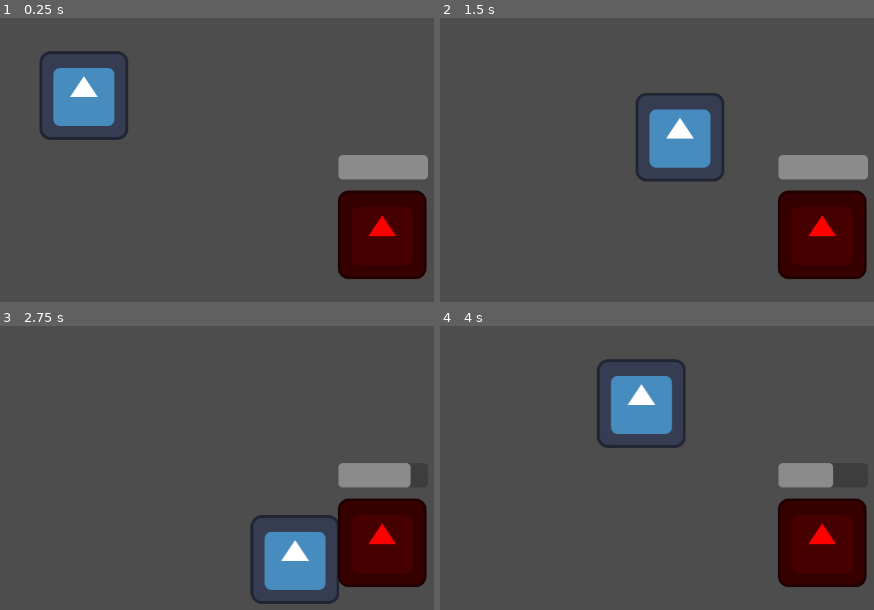
Above: before the commit, frames 1-4 (two rows, left to right).
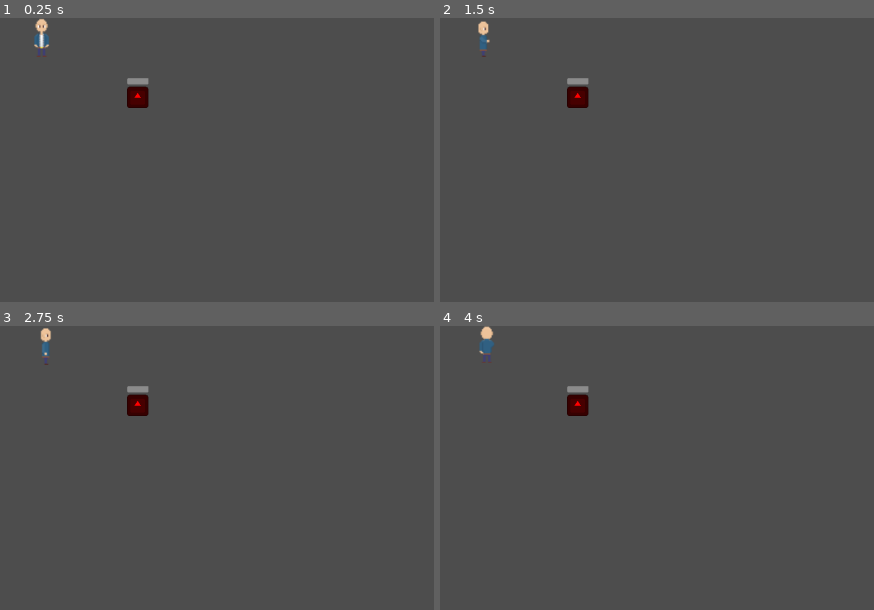
Above: after the commit, the same moments.

Repository: bekai-team/online-game-2026-bekai-team
Game: Godot game, scene res://scenes/world.tscn
Two runs of this game, one before a commit and one after it. Both use one fixed random seed, a clock stepped at 60 frames per second and the inputs below. The engine's default icon, where the game draws it, is replaced by a stand-in: a white triangle on a blue panel in a dark square.
Inputs (mouse positions are in pixels of both pictures, inside the frame that each line leads up to):
- Up to frame 1 (0.25 s): no input
- Up to frame 2 (1.5 s): tap Enter at 0.5 s; move the mouse to (outside the picture) at 0.52 s; hold D (move_right) 0.53-1.28 s; click (outside the picture) at 0.6 s; move the mouse to (678, 265) at 1.27 s; hold S (move_down) from 1.28 s (still down); click (678, 265) at 1.35 s
- Up to frame 3 (2.75 s): move the mouse to (outside the picture) at 2.02 s; release S (move_down) at 2.03 s; hold D (move_right) from 2.03 s (still down); click (outside the picture) at 2.1 s
- Up to frame 4 (4 s): move the mouse to (outside the picture) at 2.77 s; release D (move_right) at 2.78 s; hold W (move_up) 2.78-3.53 s; click (outside the picture) at 2.85 s; move the mouse to (outside the picture) at 3.52 s; hold A (move_left) from 3.53 s (still down); click (outside the picture) at 3.6 s

The runs differ from the first frame. In frame 1, 13% of the frame differs, in the area x 7-99%, y 0-92%; in frame 2, 13%; in frame 3, 12%; in frame 4, 12%.

Commit message:
feat(feature/character-sprite): Add spritesheets for main character and implement them in the project

Diff:
--- a/client/scenes/dummy.tscn
+++ b/client/scenes/dummy.tscn
@@ -7,7 +7,6 @@
 size = Vector2(127.5, 126)
 
 [node name="Dummy" type="CharacterBody2D" unique_id=279426681]
-position = Vector2(-379, -1)
 script = ExtResource("1_xmspm")
 
 [node name="Sprite2D" type="Sprite2D" parent="." unique_id=1965036539]
--- a/client/scenes/node_2d.tscn
+++ b/client/scenes/node_2d.tscn
@@ -2,25 +2,728 @@
 
 [ext_resource type="Script" uid="uid://c08y2rlkvs06k" path="res://scripts/character_body_2d.gd" id="1_0e48y"]
 [ext_resource type="Texture2D" uid="uid://gq7fbxrjqmvc" path="res://assets/icon.svg" id="1_wtcfe"]
+[ext_resource type="Texture2D" uid="uid://5qff02hq32k3" path="res://assets/character_front.png" id="3_rnjyy"]
+[ext_resource type="Texture2D" uid="uid://dtpfhfylgpl7p" path="res://assets/character_side.png" id="4_04qyp"]
+[ext_resource type="Texture2D" uid="uid://dqerj0ue6dr82" path="res://assets/character_back..png" id="5_j7wrs"]
 
 [sub_resource type="RectangleShape2D" id="RectangleShape2D_0e48y"]
-size = Vector2(125, 124)
+size = Vector2(14, 3)
 
 [sub_resource type="RectangleShape2D" id="RectangleShape2D_wtcfe"]
 
+[sub_resource type="AtlasTexture" id="AtlasTexture_4vge2"]
+atlas = ExtResource("3_rnjyy")
+region = Rect2(0, 0, 16, 32)
+
+[sub_resource type="AtlasTexture" id="AtlasTexture_04qyp"]
+atlas = ExtResource("3_rnjyy")
+region = Rect2(16, 0, 16, 32)
+
+[sub_resource type="AtlasTexture" id="AtlasTexture_j7wrs"]
+atlas = ExtResource("3_rnjyy")
+region = Rect2(32, 0, 16, 32)
+
+[sub_resource type="AtlasTexture" id="AtlasTexture_fws66"]
+atlas = ExtResource("3_rnjyy")
+region = Rect2(48, 0, 16, 32)
+
+[sub_resource type="AtlasTexture" id="AtlasTexture_hh0fu"]
+atlas = ExtResource("3_rnjyy")
+region = Rect2(64, 0, 16, 32)
+
+[sub_resource type="AtlasTexture" id="AtlasTexture_3m5ht"]
+atlas = ExtResource("3_rnjyy")
+region = Rect2(80, 0, 16, 32)
+
+[sub_resource type="AtlasTexture" id="AtlasTexture_dubn7"]
+atlas = ExtResource("3_rnjyy")
+region = Rect2(96, 0, 16, 32)
+
+[sub_resource type="AtlasTexture" id="AtlasTexture_08kqv"]
+atlas = ExtResource("3_rnjyy")
+region = Rect2(112, 0, 16, 32)
+
+[sub_resource type="AtlasTexture" id="AtlasTexture_f6ptj"]
+atlas = ExtResource("3_rnjyy")
+region = Rect2(128, 0, 16, 32)
+
+[sub_resource type="AtlasTexture" id="AtlasTexture_hsdmi"]
+atlas = ExtResource("3_rnjyy")
+region = Rect2(144, 0, 16, 32)
+
+[sub_resource type="AtlasTexture" id="AtlasTexture_ifa78"]
+atlas = ExtResource("3_rnjyy")
+region = Rect2(160, 0, 16, 32)
+
+[sub_resource type="AtlasTexture" id="AtlasTexture_xtx0q"]
+atlas = ExtResource("4_04qyp")
+region = Rect2(48, 0, 16, 32)
+
+[sub_resource type="AtlasTexture" id="AtlasTexture_3kg8w"]
+atlas = ExtResource("4_04qyp")
+region = Rect2(64, 0, 16, 32)
+
+[sub_resource type="AtlasTexture" id="AtlasTexture_x63s8"]
+atlas = ExtResource("4_04qyp")
+region = Rect2(80, 0, 16, 32)
+
+[sub_resource type="AtlasTexture" id="AtlasTexture_0q20i"]
+atlas = ExtResource("4_04qyp")
+region = Rect2(96, 0, 16, 32)
+
+[sub_resource type="AtlasTexture" id="AtlasTexture_qv8l0"]
+atlas = ExtResource("4_04qyp")
+region = Rect2(112, 0, 16, 32)
+
+[sub_resource type="AtlasTexture" id="AtlasTexture_k6u5g"]
+atlas = ExtResource("4_04qyp")
+region = Rect2(128, 0, 16, 32)
+
+[sub_resource type="AtlasTexture" id="AtlasTexture_coh8c"]
+atlas = ExtResource("4_04qyp")
+region = Rect2(144, 0, 16, 32)
+
+[sub_resource type="AtlasTexture" id="AtlasTexture_kmyi7"]
+atlas = ExtResource("4_04qyp")
+region = Rect2(160, 0, 16, 32)
+
+[sub_resource type="AtlasTexture" id="AtlasTexture_ey6mn"]
+atlas = ExtResource("4_04qyp")
+region = Rect2(176, 0, 16, 32)
+
+[sub_resource type="AtlasTexture" id="AtlasTexture_2sxpt"]
+atlas = ExtResource("5_j7wrs")
+region = Rect2(0, 0, 16, 32)
+
+[sub_resource type="AtlasTexture" id="AtlasTexture_pblkq"]
+atlas = ExtResource("5_j7wrs")
+region = Rect2(16, 0, 16, 32)
+
+[sub_resource type="AtlasTexture" id="AtlasTexture_22dhx"]
+atlas = ExtResource("5_j7wrs")
+region = Rect2(32, 0, 16, 32)
+
+[sub_resource type="AtlasTexture" id="AtlasTexture_diulx"]
+atlas = ExtResource("5_j7wrs")
+region = Rect2(48, 0, 16, 32)
+
+[sub_resource type="AtlasTexture" id="AtlasTexture_nuk1v"]
+atlas = ExtResource("5_j7wrs")
+region = Rect2(64, 0, 16, 32)
+
+[sub_resource type="AtlasTexture" id="AtlasTexture_l0qat"]
+atlas = ExtResource("5_j7wrs")
+region = Rect2(80, 0, 16, 32)
+
+[sub_resource type="AtlasTexture" id="AtlasTexture_wpu3o"]
+atlas = ExtResource("5_j7wrs")
+region = Rect2(96, 0, 16, 32)
+
+[sub_resource type="AtlasTexture" id="AtlasTexture_g3arh"]
+atlas = ExtResource("5_j7wrs")
+region = Rect2(112, 0, 16, 32)
+
+[sub_resource type="AtlasTexture" id="AtlasTexture_unr0g"]
+atlas = ExtResource("5_j7wrs")
+region = Rect2(128, 0, 16, 32)
+
+[sub_resource type="AtlasTexture" id="AtlasTexture_jt3n0"]
+atlas = ExtResource("5_j7wrs")
+region = Rect2(144, 0, 16, 32)
+
+[sub_resource type="AtlasTexture" id="AtlasTexture_7pfoh"]
+atlas = ExtResource("5_j7wrs")
+region = Rect2(160, 0, 16, 32)
+
+[sub_resource type="AtlasTexture" id="AtlasTexture_dj3rm"]
+atlas = ExtResource("3_rnjyy")
+region = Rect2(416, 0, 16, 32)
+
+[sub_resource type="AtlasTexture" id="AtlasTexture_iajyf"]
+atlas = ExtResource("3_rnjyy")
+region = Rect2(432, 0, 16, 32)
+
+[sub_resource type="AtlasTexture" id="AtlasTexture_h3hrn"]
+atlas = ExtResource("3_rnjyy")
+region = Rect2(448, 0, 16, 32)
+
+[sub_resource type="AtlasTexture" id="AtlasTexture_af4el"]
+atlas = ExtResource("3_rnjyy")
+region = Rect2(464, 0, 16, 32)
+
+[sub_resource type="AtlasTexture" id="AtlasTexture_7yks5"]
+atlas = ExtResource("3_rnjyy")
+region = Rect2(480, 0, 16, 32)
+
+[sub_resource type="AtlasTexture" id="AtlasTexture_w5hti"]
+atlas = ExtResource("3_rnjyy")
+region = Rect2(496, 0, 16, 32)
+
+[sub_resource type="AtlasTexture" id="AtlasTexture_kksrm"]
+atlas = ExtResource("3_rnjyy")
+region = Rect2(512, 0, 16, 32)
+
+[sub_resource type="AtlasTexture" id="AtlasTexture_jdup0"]
+atlas = ExtResource("3_rnjyy")
+region = Rect2(528, 0, 16, 32)
+
+[sub_resource type="AtlasTexture" id="AtlasTexture_avk7w"]
+atlas = ExtResource("3_rnjyy")
+region = Rect2(544, 0, 16, 32)
+
+[sub_resource type="AtlasTexture" id="AtlasTexture_2tucw"]
+atlas = ExtResource("3_rnjyy")
+region = Rect2(560, 0, 16, 32)
+
+[sub_resource type="AtlasTexture" id="AtlasTexture_3r6mh"]
+atlas = ExtResource("4_04qyp")
+region = Rect2(416, 0, 16, 32)
+
+[sub_resource type="AtlasTexture" id="AtlasTexture_iyitj"]
+atlas = ExtResource("4_04qyp")
+region = Rect2(432, 0, 16, 32)
+
+[sub_resource type="AtlasTexture" id="AtlasTexture_fm2cn"]
+atlas = ExtResource("4_04qyp")
+region = Rect2(448, 0, 16, 32)
+
+[sub_resource type="AtlasTexture" id="AtlasTexture_v2a8d"]
+atlas = ExtResource("4_04qyp")
+region = Rect2(464, 0, 16, 32)
+
+[sub_resource type="AtlasTexture" id="AtlasTexture_m7dws"]
+atlas = ExtResource("4_04qyp")
+region = Rect2(480, 0, 16, 32)
+
+[sub_resource type="AtlasTexture" id="AtlasTexture_23wmk"]
+atlas = ExtResource("4_04qyp")
+region = Rect2(496, 0, 16, 32)
+
+[sub_resource type="AtlasTexture" id="AtlasTexture_o4l27"]
+atlas = ExtResource("4_04qyp")
+region = Rect2(512, 0, 16, 32)
+
+[sub_resource type="AtlasTexture" id="AtlasTexture_myfwp"]
+atlas = ExtResource("4_04qyp")
+region = Rect2(528, 0, 16, 32)
+
+[sub_resource type="AtlasTexture" id="AtlasTexture_cppx6"]
+atlas = ExtResource("4_04qyp")
+region = Rect2(544, 0, 16, 32)
+
+[sub_resource type="AtlasTexture" id="AtlasTexture_nap8e"]
+atlas = ExtResource("4_04qyp")
+region = Rect2(560, 0, 16, 32)
+
+[sub_resource type="AtlasTexture" id="AtlasTexture_pwm5f"]
+atlas = ExtResource("5_j7wrs")
+region = Rect2(336, 0, 16, 32)
+
+[sub_resource type="AtlasTexture" id="AtlasTexture_g0kbj"]
+atlas = ExtResource("5_j7wrs")
+region = Rect2(352, 0, 16, 32)
+
+[sub_resource type="AtlasTexture" id="AtlasTexture_wkd7x"]
+atlas = ExtResource("5_j7wrs")
+region = Rect2(368, 0, 16, 32)
+
+[sub_resource type="AtlasTexture" id="AtlasTexture_5q3ol"]
+atlas = ExtResource("5_j7wrs")
+region = Rect2(384, 0, 16, 32)
+
+[sub_resource type="AtlasTexture" id="AtlasTexture_2ycu4"]
+atlas = ExtResource("5_j7wrs")
+region = Rect2(400, 0, 16, 32)
+
+[sub_resource type="AtlasTexture" id="AtlasTexture_4f150"]
+atlas = ExtResource("5_j7wrs")
+region = Rect2(416, 0, 16, 32)
+
+[sub_resource type="AtlasTexture" id="AtlasTexture_t2gnq"]
+atlas = ExtResource("5_j7wrs")
+region = Rect2(432, 0, 16, 32)
+
+[sub_resource type="AtlasTexture" id="AtlasTexture_vc547"]
+atlas = ExtResource("5_j7wrs")
+region = Rect2(448, 0, 16, 32)
+
+[sub_resource type="AtlasTexture" id="AtlasTexture_qqyxo"]
+atlas = ExtResource("5_j7wrs")
+region = Rect2(464, 0, 16, 32)
+
+[sub_resource type="AtlasTexture" id="AtlasTexture_chyuq"]
+atlas = ExtResource("5_j7wrs")
+region = Rect2(480, 0, 16, 32)
+
+[sub_resource type="AtlasTexture" id="AtlasTexture_mchk4"]
+atlas = ExtResource("3_rnjyy")
+region = Rect2(256, 0, 16, 32)
+
+[sub_resource type="AtlasTexture" id="AtlasTexture_gmqbl"]
+atlas = ExtResource("3_rnjyy")
+region = Rect2(272, 0, 16, 32)
+
+[sub_resource type="AtlasTexture" id="AtlasTexture_qkxkb"]
+atlas = ExtResource("3_rnjyy")
+region = Rect2(288, 0, 16, 32)
+
+[sub_resource type="AtlasTexture" id="AtlasTexture_k8pa6"]
+atlas = ExtResource("3_rnjyy")
+region = Rect2(304, 0, 16, 32)
+
+[sub_resource type="AtlasTexture" id="AtlasTexture_4bto7"]
+atlas = ExtResource("3_rnjyy")
+region = Rect2(320, 0, 16, 32)
+
+[sub_resource type="AtlasTexture" id="AtlasTexture_r6ssr"]
+atlas = ExtResource("3_rnjyy")
+region = Rect2(336, 0, 16, 32)
+
+[sub_resource type="AtlasTexture" id="AtlasTexture_6ocxv"]
+atlas = ExtResource("3_rnjyy")
+region = Rect2(352, 0, 16, 32)
+
+[sub_resource type="AtlasTexture" id="AtlasTexture_6r0o2"]
+atlas = ExtResource("3_rnjyy")
+region = Rect2(368, 0, 16, 32)
+
+[sub_resource type="AtlasTexture" id="AtlasTexture_4urfc"]
+atlas = ExtResource("3_rnjyy")
+region = Rect2(384, 0, 16, 32)
+
+[sub_resource type="AtlasTexture" id="AtlasTexture_sfkyn"]
+atlas = ExtResource("3_rnjyy")
+region = Rect2(400, 0, 16, 32)
+
+[sub_resource type="AtlasTexture" id="AtlasTexture_rntdg"]
+atlas = ExtResource("4_04qyp")
+region = Rect2(256, 0, 16, 32)
+
+[sub_resource type="AtlasTexture" id="AtlasTexture_hiivq"]
+atlas = ExtResource("4_04qyp")
+region = Rect2(272, 0, 16, 32)
+
+[sub_resource type="AtlasTexture" id="AtlasTexture_l2ef6"]
+atlas = ExtResource("4_04qyp")
+region = Rect2(288, 0, 16, 32)
+
+[sub_resource type="AtlasTexture" id="AtlasTexture_w8l5x"]
+atlas = ExtResource("4_04qyp")
+region = Rect2(304, 0, 16, 32)
+
+[sub_resource type="AtlasTexture" id="AtlasTexture_1wuir"]
+atlas = ExtResource("4_04qyp")
+region = Rect2(320, 0, 16, 32)
+
+[sub_resource type="AtlasTexture" id="AtlasTexture_o4urf"]
+atlas = ExtResource("4_04qyp")
+region = Rect2(336, 0, 16, 32)
+
+[sub_resource type="AtlasTexture" id="AtlasTexture_uo1ep"]
+atlas = ExtResource("4_04qyp")
+region = Rect2(352, 0, 16, 32)
+
+[sub_resource type="AtlasTexture" id="AtlasTexture_xksap"]
+atlas = ExtResource("4_04qyp")
+region = Rect2(368, 0, 16, 32)
+
+[sub_resource type="AtlasTexture" id="AtlasTexture_ak85g"]
+atlas = ExtResource("4_04qyp")
+region = Rect2(384, 0, 16, 32)
+
+[sub_resource type="AtlasTexture" id="AtlasTexture_x4k2d"]
+atlas = ExtResource("4_04qyp")
+region = Rect2(400, 0, 16, 32)
+
+[sub_resource type="AtlasTexture" id="AtlasTexture_jws35"]
+atlas = ExtResource("4_04qyp")
+region = Rect2(416, 0, 16, 32)
+
+[sub_resource type="AtlasTexture" id="AtlasTexture_haaho"]
+atlas = ExtResource("5_j7wrs")
+region = Rect2(176, 0, 16, 32)
+
+[sub_resource type="AtlasTexture" id="AtlasTexture_lnvns"]
+atlas = ExtResource("5_j7wrs")
+region = Rect2(192, 0, 16, 32)
+
+[sub_resource type="AtlasTexture" id="AtlasTexture_sr1wi"]
+atlas = ExtResource("5_j7wrs")
+region = Rect2(208, 0, 16, 32)
+
+[sub_resource type="AtlasTexture" id="AtlasTexture_wx07a"]
+atlas = ExtResource("5_j7wrs")
+region = Rect2(224, 0, 16, 32)
+
+[sub_resource type="AtlasTexture" id="AtlasTexture_rnubh"]
+atlas = ExtResource("5_j7wrs")
+region = Rect2(240, 0, 16, 32)
+
+[sub_resource type="AtlasTexture" id="AtlasTexture_5leur"]
+atlas = ExtResource("5_j7wrs")
+region = Rect2(256, 0, 16, 32)
+
+[sub_resource type="AtlasTexture" id="AtlasTexture_p421j"]
+atlas = ExtResource("5_j7wrs")
+region = Rect2(272, 0, 16, 32)
+
+[sub_resource type="AtlasTexture" id="AtlasTexture_p6t5t"]
+atlas = ExtResource("5_j7wrs")
+region = Rect2(288, 0, 16, 32)
+
+[sub_resource type="AtlasTexture" id="AtlasTexture_byhed"]
+atlas = ExtResource("5_j7wrs")
+region = Rect2(304, 0, 16, 32)
+
+[sub_resource type="AtlasTexture" id="AtlasTexture_l28v8"]
+atlas = ExtResource("5_j7wrs")
+region = Rect2(320, 0, 16, 32)
+
+[sub_resource type="SpriteFrames" id="SpriteFrames_xtx0q"]
+animations = [{
+"frames": [{
+"duration": 1.0,
+"texture": SubResource("AtlasTexture_4vge2")
+}, {
+"duration": 1.0,
+"texture": SubResource("AtlasTexture_04qyp")
+}, {
+"duration": 1.0,
+"texture": SubResource("AtlasTexture_j7wrs")
+}, {
+"duration": 1.0,
+"texture": SubResource("AtlasTexture_fws66")
+}, {
+"duration": 1.0,
+"texture": SubResource("AtlasTexture_hh0fu")
+}, {
+"duration": 1.0,
+"texture": SubResource("AtlasTexture_3m5ht")
+}, {
+"duration": 1.0,
+"texture": SubResource("AtlasTexture_dubn7")
+}, {
+"duration": 1.0,
+"texture": SubResource("AtlasTexture_08kqv")
+}, {
+"duration": 1.0,
+"texture": SubResource("AtlasTexture_f6ptj")
+}, {
+"duration": 1.0,
+"texture": SubResource("AtlasTexture_hsdmi")
+}, {
+"duration": 1.0,
+"texture": SubResource("AtlasTexture_ifa78")
+}],
+"loop": true,
+"name": &"idle_down",
+"speed": 5.0
+}, {
+"frames": [{
+"duration": 1.0,
+"texture": SubResource("AtlasTexture_xtx0q")
+}, {
+"duration": 1.0,
+"texture": SubResource("AtlasTexture_3kg8w")
+}, {
+"duration": 1.0,
+"texture": SubResource("AtlasTexture_x63s8")
+}, {
+"duration": 1.0,
+"texture": SubResource("AtlasTexture_0q20i")
+}, {
+"duration": 1.0,
+"texture": SubResource("AtlasTexture_qv8l0")
+}, {
+"duration": 1.0,
+"texture": SubResource("AtlasTexture_k6u5g")
+}, {
+"duration": 1.0,
+"texture": SubResource("AtlasTexture_coh8c")
+}, {
+"duration": 1.0,
+"texture": SubResource("AtlasTexture_kmyi7")
+}, {
+"duration": 1.0,
+"texture": SubResource("AtlasTexture_ey6mn")
+}],
+"loop": true,
+"name": &"idle_side",
+"speed": 5.0
+}, {
+"frames": [{
+"duration": 1.0,
+"texture": SubResource("AtlasTexture_2sxpt")
+}, {
+"duration": 1.0,
+"texture": SubResource("AtlasTexture_pblkq")
+}, {
+"duration": 1.0,
+"texture": SubResource("AtlasTexture_22dhx")
+}, {
+"duration": 1.0,
+"texture": SubResource("AtlasTexture_diulx")
+}, {
+"duration": 1.0,
+"texture": SubResource("AtlasTexture_nuk1v")
+}, {
+"duration": 1.0,
+"texture": SubResource("AtlasTexture_l0qat")
+}, {
+"duration": 1.0,
+"texture": SubResource("AtlasTexture_wpu3o")
+}, {
+"duration": 1.0,
+"texture": SubResource("AtlasTexture_g3arh")
+}, {
+"duration": 1.0,
+"texture": SubResource("AtlasTexture_unr0g")
+}, {
+"duration": 1.0,
+"texture": SubResource("AtlasTexture_jt3n0")
+}, {
+"duration": 1.0,
+"texture": SubResource("AtlasTexture_7pfoh")
+}],
+"loop": true,
+"name": &"idle_up",
+"speed": 5.0
+}, {
+"frames": [{
+"duration": 1.0,
+"texture": SubResource("AtlasTexture_dj3rm")
+}, {
+"duration": 1.0,
+"texture": SubResource("AtlasTexture_iajyf")
+}, {
+"duration": 1.0,
+"texture": SubResource("AtlasTexture_h3hrn")
+}, {
+"duration": 1.0,
+"texture": SubResource("AtlasTexture_af4el")
+}, {
+"duration": 1.0,
+"texture": SubResource("AtlasTexture_7yks5")
+}, {
+"duration": 1.0,
+"texture": SubResource("AtlasTexture_w5hti")
+}, {
+"duration": 1.0,
+"texture": SubResource("AtlasTexture_kksrm")
+}, {
+"duration": 1.0,
+"texture": SubResource("AtlasTexture_jdup0")
+}, {
+"duration": 1.0,
+"texture": SubResource("AtlasTexture_avk7w")
+}, {
+"duration": 1.0,
+"texture": SubResource("AtlasTexture_2tucw")
+}],
+"loop": false,
+"name": &"punch_down",
+"speed": 5.0
+}, {
+"frames": [{
+"duration": 1.0,
+"texture": SubResource("AtlasTexture_3r6mh")
+}, {
+"duration": 1.0,
+"texture": SubResource("AtlasTexture_iyitj")
+}, {
+"duration": 1.0,
+"texture": SubResource("AtlasTexture_fm2cn")
+}, {
+"duration": 1.0,
+"texture": SubResource("AtlasTexture_v2a8d")
+}, {
+"duration": 1.0,
+"texture": SubResource("AtlasTexture_m7dws")
+}, {
+"duration": 1.0,
+"texture": SubResource("AtlasTexture_23wmk")
+}, {
+"duration": 1.0,
+"texture": SubResource("AtlasTexture_o4l27")
+}, {
+"duration": 1.0,
+"texture": SubResource("AtlasTexture_myfwp")
+}, {
+"duration": 1.0,
+"texture": SubResource("AtlasTexture_cppx6")
+}, {
+"duration": 1.0,
+"texture": SubResource("AtlasTexture_nap8e")
+}],
+"loop": false,
+"name": &"punch_side",
+"speed": 5.0
+}, {
+"frames": [{
+"duration": 1.0,
+"texture": SubResource("AtlasTexture_pwm5f")
+}, {
+"duration": 1.0,
+"texture": SubResource("AtlasTexture_g0kbj")
+}, {
+"duration": 1.0,
+"texture": SubResource("AtlasTexture_wkd7x")
+}, {
+"duration": 1.0,
+"texture": SubResource("AtlasTexture_5q3ol")
+}, {
+"duration": 1.0,
+"texture": SubResource("AtlasTexture_2ycu4")
+}, {
+"duration": 1.0,
+"texture": SubResource("AtlasTexture_4f150")
+}, {
+"duration": 1.0,
+"texture": SubResource("AtlasTexture_t2gnq")
+}, {
+"duration": 1.0,
+"texture": SubResource("AtlasTexture_vc547")
+}, {
+"duration": 1.0,
+"texture": SubResource("AtlasTexture_qqyxo")
+}, {
+"duration": 1.0,
+"texture": SubResource("AtlasTexture_chyuq")
+}],
+"loop": false,
+"name": &"punch_up",
+"speed": 5.0
+}, {
+"frames": [{
+"duration": 1.0,
+"texture": SubResource("AtlasTexture_mchk4")
+}, {
+"duration": 1.0,
+"texture": SubResource("AtlasTexture_gmqbl")
+}, {
+"duration": 1.0,
+"texture": SubResource("AtlasTexture_qkxkb")
+}, {
+"duration": 1.0,
+"texture": SubResource("AtlasTexture_k8pa6")
+}, {
+"duration": 1.0,
+"texture": SubResource("AtlasTexture_4bto7")
+}, {
+"duration": 1.0,
+"texture": SubResource("AtlasTexture_r6ssr")
+}, {
+"duration": 1.0,
+"texture": SubResource("AtlasTexture_6ocxv")
+}, {
+"duration": 1.0,
+"texture": SubResource("AtlasTexture_6r0o2")
+}, {
+"duration": 1.0,
+"texture": SubResource("AtlasTexture_4urfc")
+}, {
+"duration": 1.0,
+"texture": SubResource("AtlasTexture_sfkyn")
+}],
+"loop": true,
+"name": &"walk_down",
+"speed": 5.0
+}, {
+"frames": [{
+"duration": 1.0,
+"texture": SubResource("AtlasTexture_rntdg")
+}, {
+"duration": 1.0,
+"texture": SubResource("AtlasTexture_hiivq")
+}, {
+"duration": 1.0,
+"texture": SubResource("AtlasTexture_l2ef6")
+}, {
+"duration": 1.0,
+"texture": SubResource("AtlasTexture_w8l5x")
+}, {
+"duration": 1.0,
+"texture": SubResource("AtlasTexture_1wuir")
+}, {
+"duration": 1.0,
+"texture": SubResource("AtlasTexture_o4urf")
+}, {
+"duration": 1.0,
+"texture": SubResource("AtlasTexture_uo1ep")
+}, {
+"duration": 1.0,
+"texture": SubResource("AtlasTexture_xksap")
+}, {
+"duration": 1.0,
+"texture": SubResource("AtlasTexture_ak85g")
+}, {
+"duration": 1.0,
+"texture": SubResource("AtlasTexture_x4k2d")
+}, {
+"duration": 1.0,
+"texture": SubResource("AtlasTexture_jws35")
+}],
+"loop": true,
+"name": &"walk_side",
+"speed": 5.0
+}, {
+"frames": [{
+"duration": 1.0,
+"texture": SubResource("AtlasTexture_haaho")
+}, {
+"duration": 1.0,
+"texture": SubResource("AtlasTexture_lnvns")
+}, {
+"duration": 1.0,
+"texture": SubResource("AtlasTexture_sr1wi")
+}, {
+"duration": 1.0,
+"texture": SubResource("AtlasTexture_wx07a")
+}, {
+"duration": 1.0,
+"texture": SubResource("AtlasTexture_rnubh")
+}, {
+"duration": 1.0,
+"texture": SubResource("AtlasTexture_5leur")
+}, {
+"duration": 1.0,
+"texture": SubResource("AtlasTexture_p421j")
+}, {
+"duration": 1.0,
+"texture": SubResource("AtlasTexture_p6t5t")
+}, {
+"duration": 1.0,
+"texture": SubResource("AtlasTexture_byhed")
+}, {
+"duration": 1.0,
+"texture": SubResource("AtlasTexture_l28v8")
+}],
+"loop": true,
+"name": &"walk_up",
+"speed": 5.0
+}]
+
 [node name="CharacterBody2D" type="CharacterBody2D" unique_id=1068875508]
+z_index = 1
 position = Vector2(131, 129)
 script = ExtResource("1_0e48y")
 
 [node name="Sprite2D" type="Sprite2D" parent="." unique_id=1351909981]
+visible = false
 texture = ExtResource("1_wtcfe")
 
 [node name="CollisionShape2D" type="CollisionShape2D" parent="." unique_id=248044628]
-position = Vector2(0.5, 0)
+position = Vector2(6, 14.5)
 shape = SubResource("RectangleShape2D_0e48y")
 
 [node name="MeleeHitbox" type="Area2D" parent="." unique_id=762223400]
 
 [node name="CollisionShape2D" type="CollisionShape2D" parent="MeleeHitbox" unique_id=1207987450]
-position = Vector2(116, 0)
+position = Vector2(31, -4)
 shape = SubResource("RectangleShape2D_wtcfe")
+
+[node name="AnimatedSprite2D" type="AnimatedSprite2D" parent="." unique_id=1663653708]
+position = Vector2(6, -12)
+scale = Vector2(1.75, 1.75)
+sprite_frames = SubResource("SpriteFrames_xtx0q")
+animation = &"punch_up"
--- a/client/scenes/world.tscn
+++ b/client/scenes/world.tscn
@@ -6,7 +6,8 @@
 [node name="Node2D" type="Node2D" unique_id=1144204397]
 
 [node name="CharacterBody2D" parent="." unique_id=1068875508 instance=ExtResource("1_fj7yv")]
-position = Vector2(121, 112)
+position = Vector2(54, 40)
 
 [node name="Dummy" parent="." unique_id=279426681 instance=ExtResource("2_tlwt5")]
-position = Vector2(-401, 59)
+position = Vector2(-28.99997, 54.000008)
+scale = Vector2(0.23896596, 0.23896596)
--- a/client/scripts/character_body_2d.gd
+++ b/client/scripts/character_body_2d.gd
@@ -1,19 +1,41 @@
 extends CharacterBody2D
 
-const SPEED = 300.0
+const SPEED = 30.0
 var damage = 20
-
-
+var last_direction = Vector2.DOWN
+@onready var sprite: AnimatedSprite2D = $AnimatedSprite2D
 @onready var hitbox = $MeleeHitbox
 
-func _physics_process(delta):
+func _physics_process(_delta):
 
 	var direction = Input.get_vector("move_left", "move_right", "move_up", "move_down")
-	if direction:
-		velocity = direction * SPEED
+	if direction != Vector2.ZERO:
+		last_direction = direction
+		match direction:
+			Vector2.LEFT:
+				sprite.play("walk_side")
+				sprite.flip_h = true
+			Vector2.RIGHT:
+				sprite.play("walk_side")
+				sprite.flip_h = false
+			Vector2.UP:
+				sprite.play("walk_up")
+			Vector2.DOWN:
+				sprite.play("walk_down")
 	else:
-		velocity.x = move_toward(velocity.x, 0, SPEED)
-		velocity.y = move_toward(velocity.y, 0, SPEED)
+		match last_direction:
+			Vector2.LEFT:
+				sprite.play("idle_side")
+				sprite.flip_h = true
+			Vector2.RIGHT:
+				sprite.play("idle_side")
+				sprite.flip_h = false
+			Vector2.UP:
+				sprite.play("idle_up")
+			Vector2.DOWN:
+				sprite.play("idle_down")
+
+	velocity = direction * SPEED
 
 	move_and_slide()
 
@@ -23,9 +45,28 @@
 		perform_attack()
 
 func perform_attack():
+	set_physics_process(false)  # Stop movement during attack
+	sprite.stop()
+	match last_direction:
+		Vector2.LEFT:
+			sprite.play("punch_side")
+			sprite.flip_h = true
+		Vector2.RIGHT:
+			sprite.play("punch_side")
+			sprite.flip_h = false
+		Vector2.UP:
+			sprite.play("punch_up")
+		Vector2.DOWN:
+			sprite.play("punch_down")
+	if sprite.is_playing():
+		sprite.connect("animation_finished", _on_attack_animation_finished)
 
 	var overlapping_objects = hitbox.get_overlapping_bodies()
 
 	for object in overlapping_objects:
 		if object.has_method("take_damage"):
 			object.take_damage(damage)
+
+
+func _on_attack_animation_finished():
+	set_physics_process(true)  # Resume movement after attack
Binary file added: client/assets/character_back..png
Not shown, added: client/assets/character_back..png.import
Binary file added: client/assets/character_front.png
Not shown, added: client/assets/character_front.png.import
Binary file added: client/assets/character_side.png
Not shown, added: client/assets/character_side.png.import
